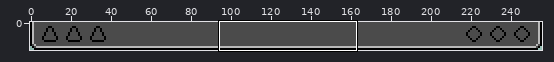
One commit to this pixel-art file: assets/hud.ase. Above, an overview of the earlier version with the close-up marked.
Close-up. Before the edit:
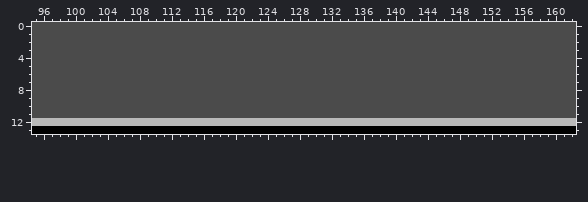
256x14 pixels, 1 frame. Shown: x 95..162, y 0..13.
The same view after the edit:
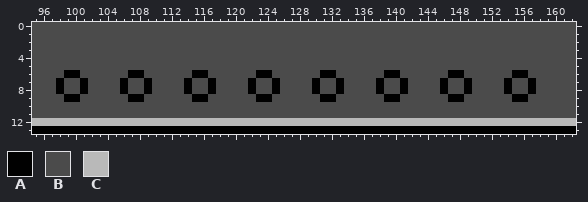
Palette (. is transparent): A #010101  B #4b4b4b  C #b9b9b9
The commit says: [assets] beam upgrade slots
The edit:
layer "Beam Tray" added
Layer "Beam Tray":
The edit turns colour B into colour A in row 6 at x 99 to 100, 107 to 108, 115 to 116, 123 to 124, 131 to 132, 139 to 140, 147 to 148 and 155 to 156; in rows 7 to 8 at x 98, 101, 106, 109, 114, 117, 122, 125, 130, 133, 138, 141, 146, 149, 154 and 157; in row 9 at x 99 to 100, 107 to 108, 115 to 116, 123 to 124, 131 to 132, 139 to 140, 147 to 148 and 155 to 156.
Boxes around the changes in both close-ups, in picture pixels (x1, y1, x2, y2):
changed: (56, 70, 152, 102)
changed: (184, 70, 216, 102)
changed: (248, 70, 344, 102)
changed: (376, 70, 408, 102)
changed: (440, 70, 536, 102)
